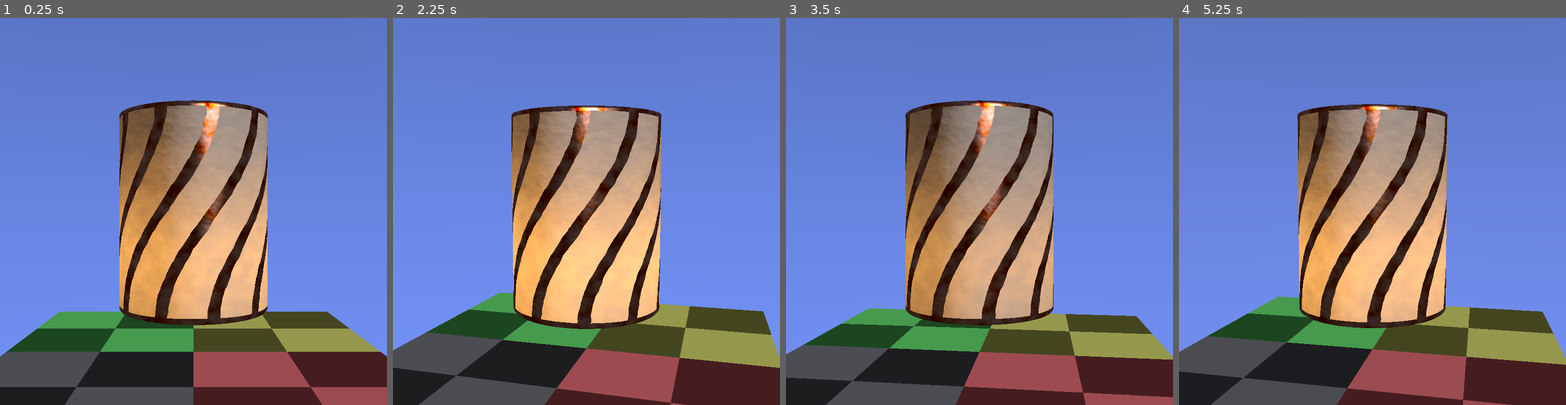
Above: before the commit, frames 1-4 (left to right).
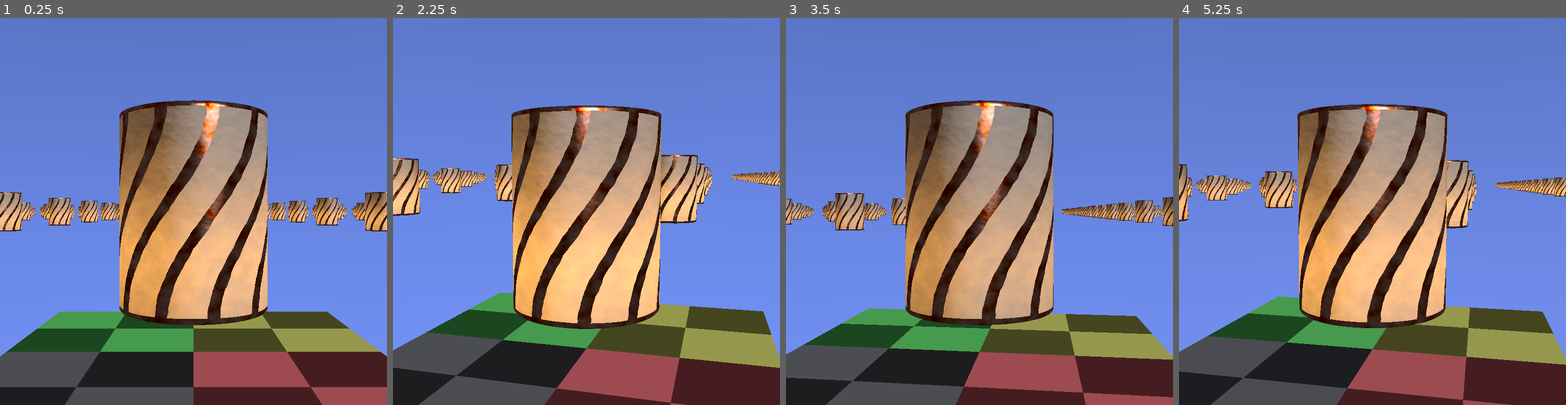
Above: after the commit, the same moments.

Repository: timo-eberl/realtime-graphics-exercises
Game: Godot game, scene res://tester.tscn
Two runs of this game, one before a commit and one after it. Both use one fixed random seed, a clock stepped at 60 frames per second and the inputs below.
Inputs (mouse positions are in pixels of both pictures, inside the frame that each line leads up to):
- Up to frame 1 (0.25 s): no input
- Up to frame 2 (2.25 s): tap Enter at 0.5 s; move the mouse to (605, 211) at 0.52 s; tap R at 0.6 s; move the mouse to (567, 211) at 1.27 s; tap M at 1.35 s; move the mouse to (594, 203) at 2.02 s; tap N at 2.1 s
- Up to frame 3 (3.5 s): move the mouse to (975, 219) at 2.77 s; tap L at 2.85 s
- Up to frame 4 (5.25 s): tap Space at 3.5 s; move the mouse to (1399, 215) at 3.52 s; tap 1 at 3.6 s; move the mouse to (1341, 207) at 4.27 s; tap 2 at 4.35 s; tap Enter at 5 s; move the mouse to (1376, 211) at 5.02 s; tap P at 5.1 s

The runs differ from the first frame. In frame 1, 3.3% of the frame differs, in the area x 0-100%, y 45-56%; in frame 2, 4.3%, in the area x 0-100%, y 35-54%; in frame 3, 2.7%; in frame 4, 3.5%.

Commit message:
repeat lantern in grid

Diff:
--- a/project-1/src/tester.gdshader
+++ b/project-1/src/tester.gdshader
@@ -347,12 +347,22 @@
 
 // end of SDF primitives and operations based on Inigo Quilez' code
 
+vec2 calcPosOnGrid(vec2 p, float gridSize) {
+	return gridSize * round(p / gridSize);
+}
+
+vec3 lanternPos(vec3 p) {
+	vec3 pos = P;
+	pos.xz += calcPosOnGrid(p.xz, 10.0);
+	return pos;
+}
+
 float sdf(vec3 p) {
 	vec3 offset = vec3(0,-1,0);
 	p -= offset;
 
-	float box = sdBox(p - P - vec3(0,4.0,0), vec3(2.0));
-	float cylinder = sdCappedCylinder(p - P - vec3(0,1.5,0), 1.5, 0.75);
+	float box = sdBox(p - lanternPos(p) - vec3(0,4.0,0), vec3(2.0));
+	float cylinder = sdCappedCylinder(p - lanternPos(p) - vec3(0,1.5,0), 1.5, 0.75);
 	float cylinder_boundary = opOnion(cylinder, 0.03);
 	return opSubtraction(box, cylinder_boundary);
 }
@@ -395,14 +405,14 @@
 		float frequency = 10.0;
 		float thickness = 0.025;
 		float bendStrength = 0.2;
-		vec3 lightPos = vec3(0, -0.5, 0) + P;
+		vec3 lightPos = vec3(0, -0.5, 0) + lanternPos(p);
 		float lightStrength = 3.0;
 		float lightTransparencyStrength = 1.8;
 		float metalShininess = 20.0;
 		vec3 colorMetal = _colorB;
 
 		vec3 normal = normalize(gradient(p));
-		vec2 normal_plane = normalize(vec2(p.x, p.z) - P.xz);
+		vec2 normal_plane = normalize(vec2(p.x, p.z) - lanternPos(p).xz);
 		vec2 uv = vec2(calcTexcoordU(normal_plane), (p.y * 0.5) + 0.5);
 		vec2 bentUV = uv;
 		bentUV.x += smoothstep(0, 1, uv.y) * bendStrength;
@@ -490,7 +500,6 @@
 }
 
 void fragment() {
-
 	// center on (0.0) ; make the y range from -1 to 1 and point upwards
 	vec2 xy = (UV - vec2(0.5,0.5)) * 2.0;
 	xy.y *= -1.0;
